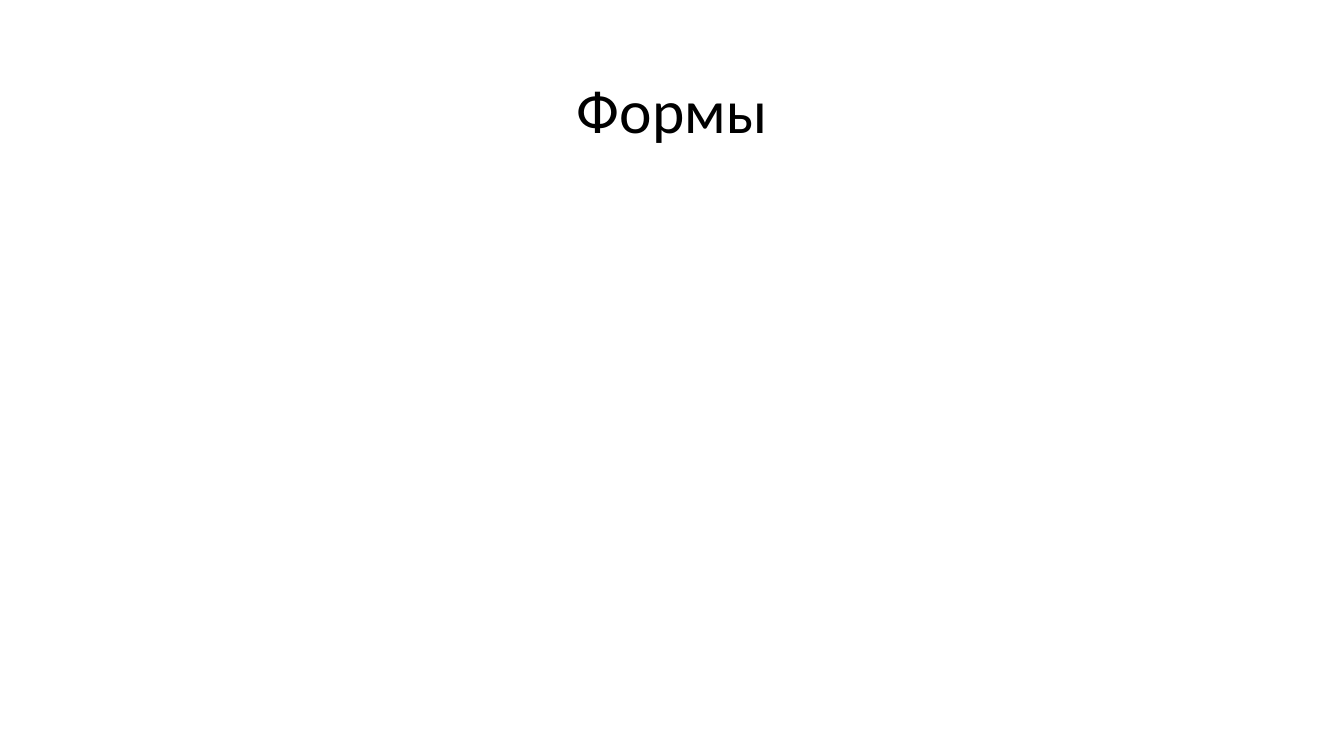
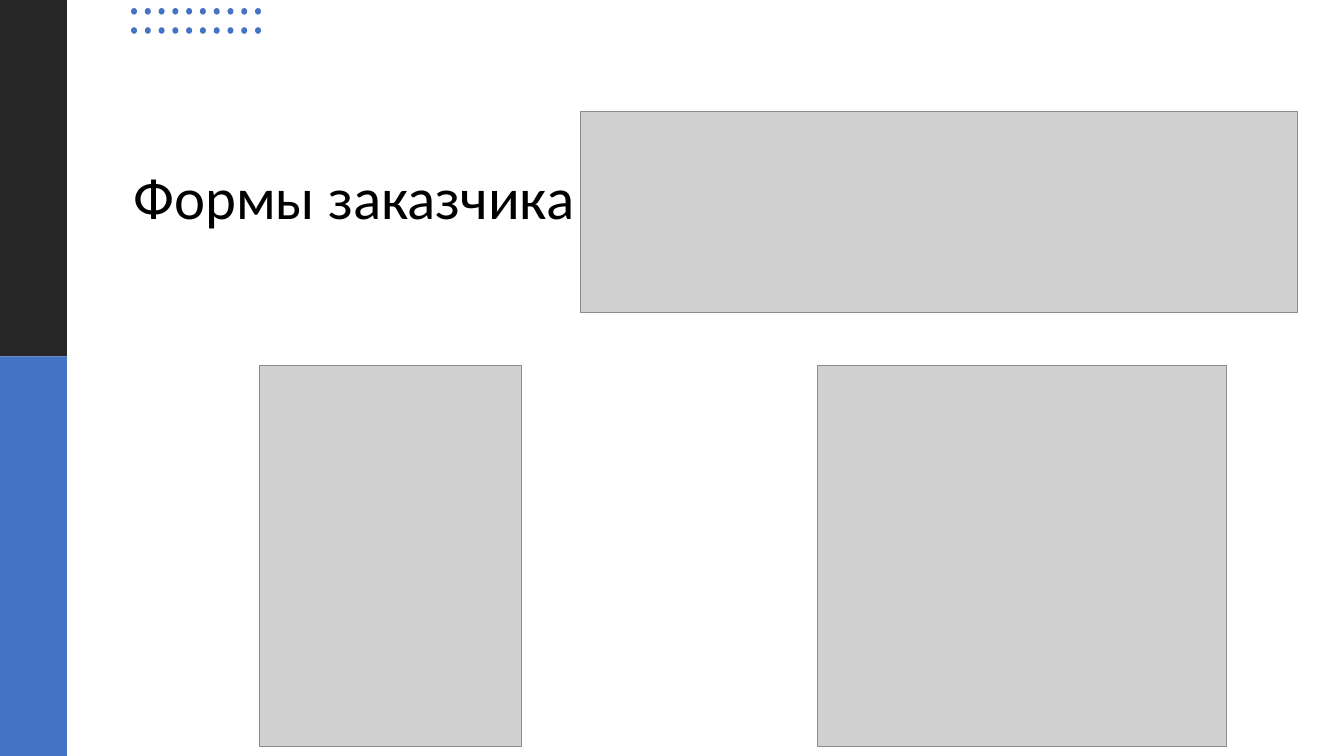
Before and after one commit to deserof/PSP, a slide deck: slide 12 of Course work/defense.pptx. Drawn at 1344x756 pixels with LibreOffice and Linux fonts; fonts in the diff are those of the drawing; grey boxes stand for pictures. Boxes give left, top, right and bottom in pixels: in the first picture for what was removed or moved away, otherwise in the second. Text is boxed around its words. In the diff, an @@ line names an element or a change of style, - is before the commit and + after.

```diff
--- a/Course work/defense.pptx
+++ b/Course work/defense.pptx
@@ rectangle added at box(0, 0, 67, 357), fill #262626 @@
@@ group added at box(131, 8, 261, 33): 20 ellipses @@
@@ title "Формы заказчика" at box(133, 179, 574, 229): vertical alignment middle to bottom @@
@@ picture added at box(581, 112, 1298, 313) @@
@@ title at box(133, 179, 574, 229): text changed; size 44 to 42 pt @@
-Формы
+Формы заказчика
@@ rectangle added at box(0, 357, 67, 756), fill #4472C4 @@
@@ picture added at box(259, 366, 522, 747) @@
@@ picture added at box(819, 366, 1227, 747) @@
```
Also in this commit, not shown: 11 other slides changed, 2 slides added, 2 slides removed.
